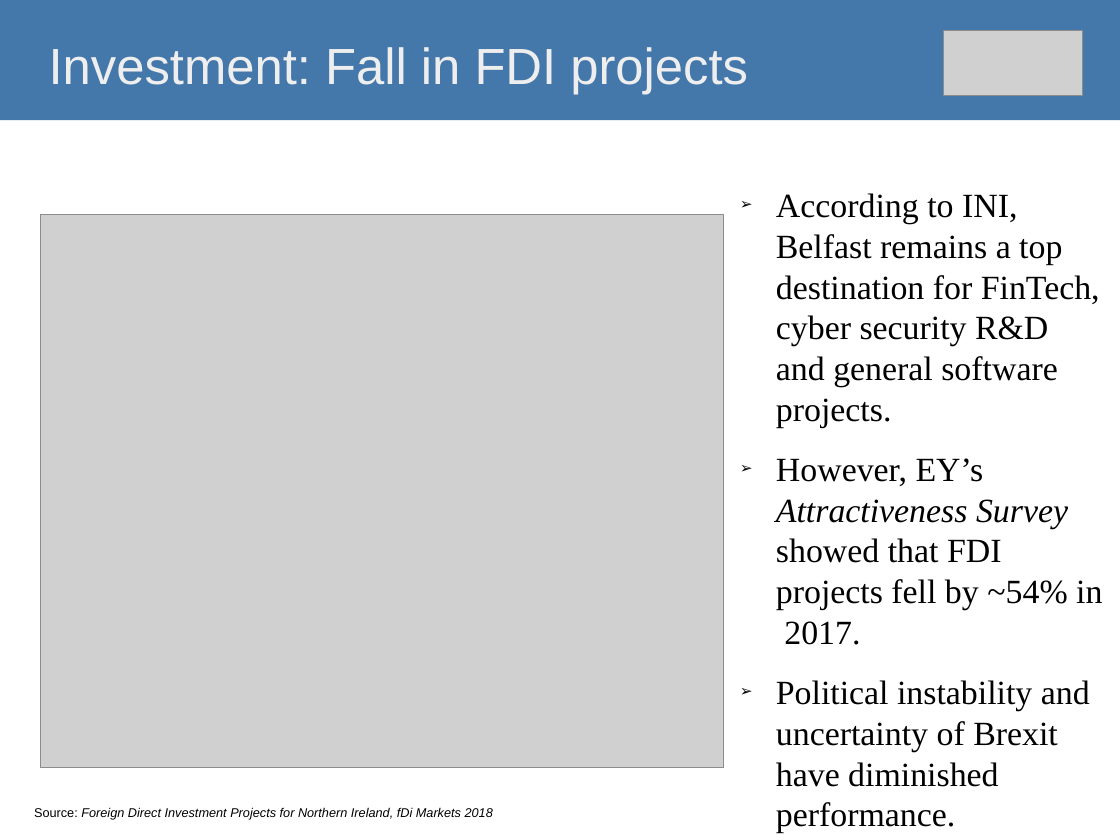
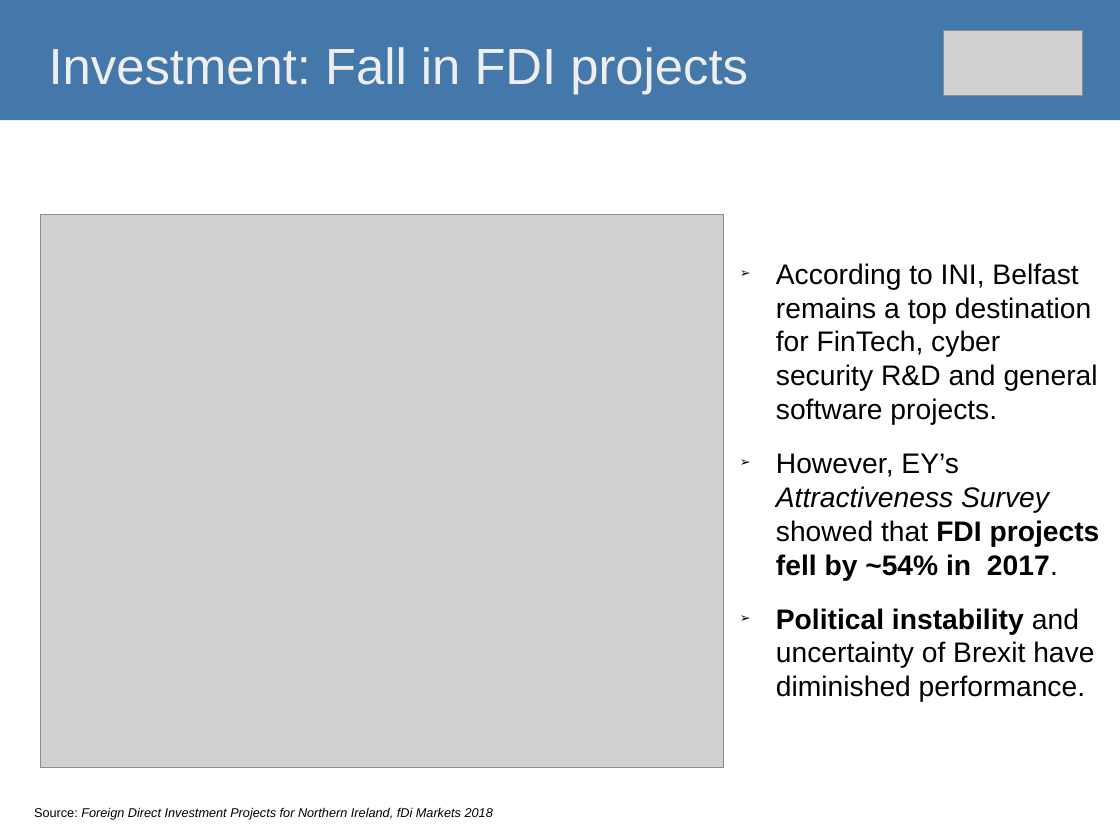
Before and after one commit to O1sims/MigrationNI, a slide deck: slide 12 of presentation/impact-of-brexit-on-ni-economy.odp (slide 13 before the commit). Drawn at 1120x840 pixels with LibreOffice and Linux fonts; fonts in the diff are those of the drawing; grey boxes stand for pictures. Boxes give left, top, right and bottom in pixels: in the first picture for what was removed or moved away, otherwise in the second. Text is boxed around its words. In the diff, an @@ line names an element or a change of style, - is before the commit and + after.

```diff
--- a/presentation/impact-of-brexit-on-ni-economy.odp
+++ b/presentation/impact-of-brexit-on-ni-economy.odp
@@ text "According to INI, Belfast remains ...": place and size @@
-text "According to INI, Belfast remains ..." at [776,193,1102,787]
+text "According to INI, Belfast remains ..." at [776,263,1100,702]
@@ text "According to INI, Belfast remains ..." at [776,263,1100,702]: size 24 to 20 pt, font Times New Roman to Arial; bold on in "FDI projects fell by ~54% in 2017.", "Political instability" @@
```
Also in this commit, not shown: 10 other slides changed, 2 slides added, 3 slides removed, 3 other files.
